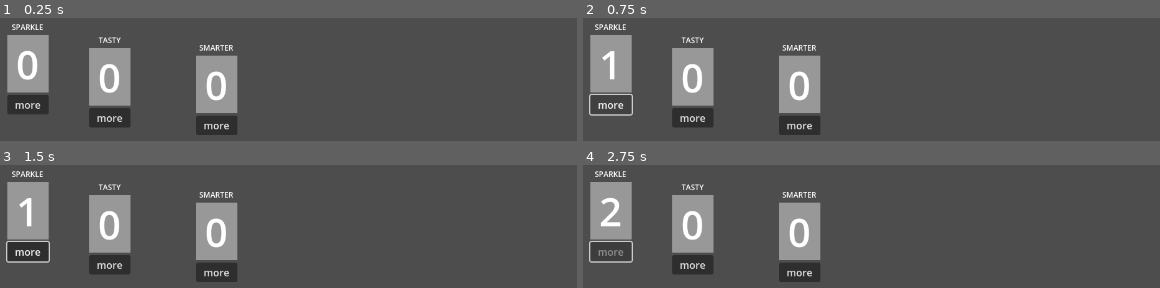
Above: before the commit, frames 1-4 (two rows, left to right).
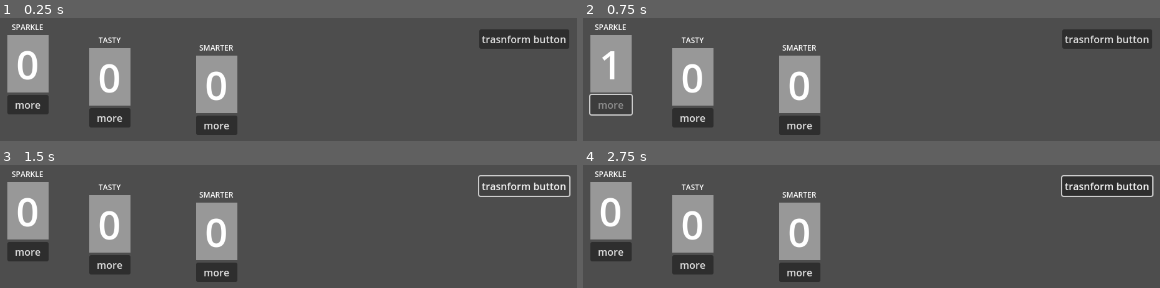
Above: after the commit, the same moments.

Repository: ktosox/GWJ77-Metamorphosis
Game: Godot game, scene res://experimental/skill_system_tester.tscn
Same seed, same stepped clock (60 frames per second), same inputs: the game is played once before the commit and once after it. This scene is started directly instead of the project's main scene.
Inputs (mouse positions are in pixels of both pictures, inside the frame that each line leads up to):
- Up to frame 1 (0.25 s): no input
- Up to frame 2 (0.75 s): click "more" at 0.5 s
- Up to frame 3 (1.5 s): click (525, 185) at 1.25 s, where only the run after the commit has a clickable "trasnform button"
- Up to frame 4 (2.75 s): tap Enter (ui_accept) at 2, 2.27 s; move the mouse to (outside the picture) at 2.02 s; press the mouse at (outside the picture) at 2.03 s; hold D (Move_Right) from 2.03 s (still down)

The runs differ from the first frame. In frame 1, 2.2% of the frame differs, in the area x 83-99%, y 9-26%; in frame 2, 2.4%; in frame 3, 1.7%; in frame 4, 3.2%, in the area x 1-99%, y 8-80%.

Commit message:
made a very raw  exp/level system

Diff:
--- a/Game/experimental/skill_system_tester.gd
+++ b/Game/experimental/skill_system_tester.gd
@@ -11,3 +11,13 @@
 # Called every frame. 'delta' is the elapsed time since the previous frame.
 func _process(delta: float) -> void:
 	pass
+
+
+func _on_transform_pressed() -> void:
+	GM.transform_player(20)
+	print("player_experience: ",GM.player_experience)
+	print("player_level: ",GM.player_level)
+	print("max_skill_points: ",GM.max_skill_points)
+	print("skills: ",GM.skills)
+	print("free_skill_points: ",GM.free_skill_points)
+	pass # Replace with function body.
--- a/Game/experimental/skill_system_tester.tscn
+++ b/Game/experimental/skill_system_tester.tscn
@@ -34,3 +34,13 @@
 offset_right = -793.0
 offset_bottom = -466.0
 tracked_skill = 2
+
+[node name="Transform" type="Button" parent="."]
+layout_mode = 0
+offset_left = 874.0
+offset_top = 79.0
+offset_right = 1018.0
+offset_bottom = 110.0
+text = "trasnform button"
+
+[connection signal="pressed" from="Transform" to="." method="_on_transform_pressed"]
--- a/Game/game_manager.gd
+++ b/Game/game_manager.gd
@@ -12,7 +12,15 @@
 
 var free_skill_points = 3
 
-var max_skill_points = 2
+var max_skill_points = 1
+
+var player_experience = 0
+
+var player_level = 1
+
+var more_points_treshold = 60
+
+var higher_level_treshold = 90
 
 signal player_was_damaged (amount : int)
 
@@ -21,6 +29,19 @@
 signal skill_point_was_spent
 
 signal player_has_transformed
+
+
+func transform_player(experience : int) -> void:
+	player_experience += experience
+	player_level = round(player_experience/higher_level_treshold) + 1
+	max_skill_points = player_level
+	for skill in skills:
+		skills[skill] = 0
+	free_skill_points = round(player_experience/more_points_treshold) + 2
+	emit_signal("skill_point_was_spent")
+	emit_signal("player_has_transformed")
+
+# SKILL POINT STUFF
 
 func has_skill_level(skill:Skill_Types,level:int) -> bool:
 	if skills[skill] >= level:
